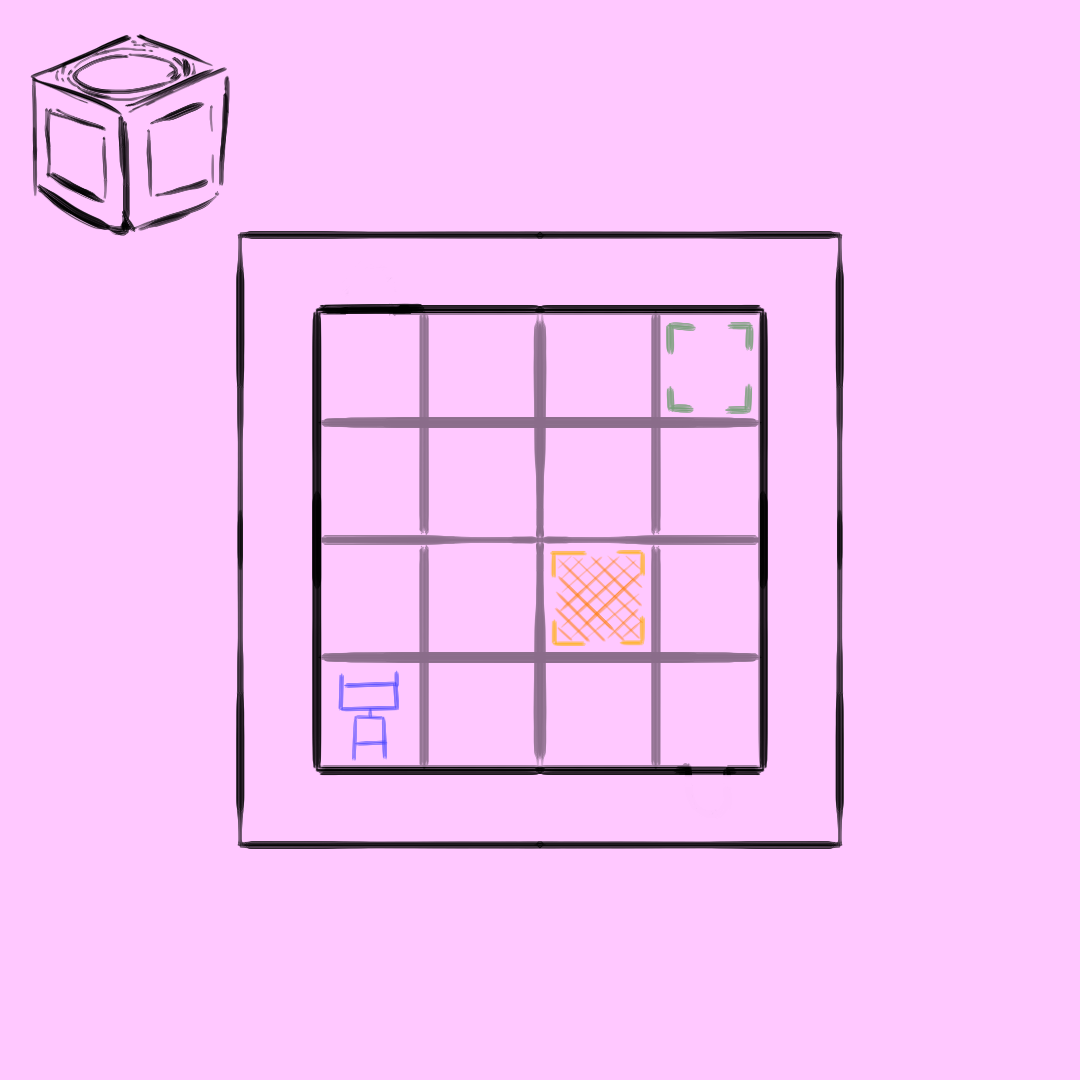
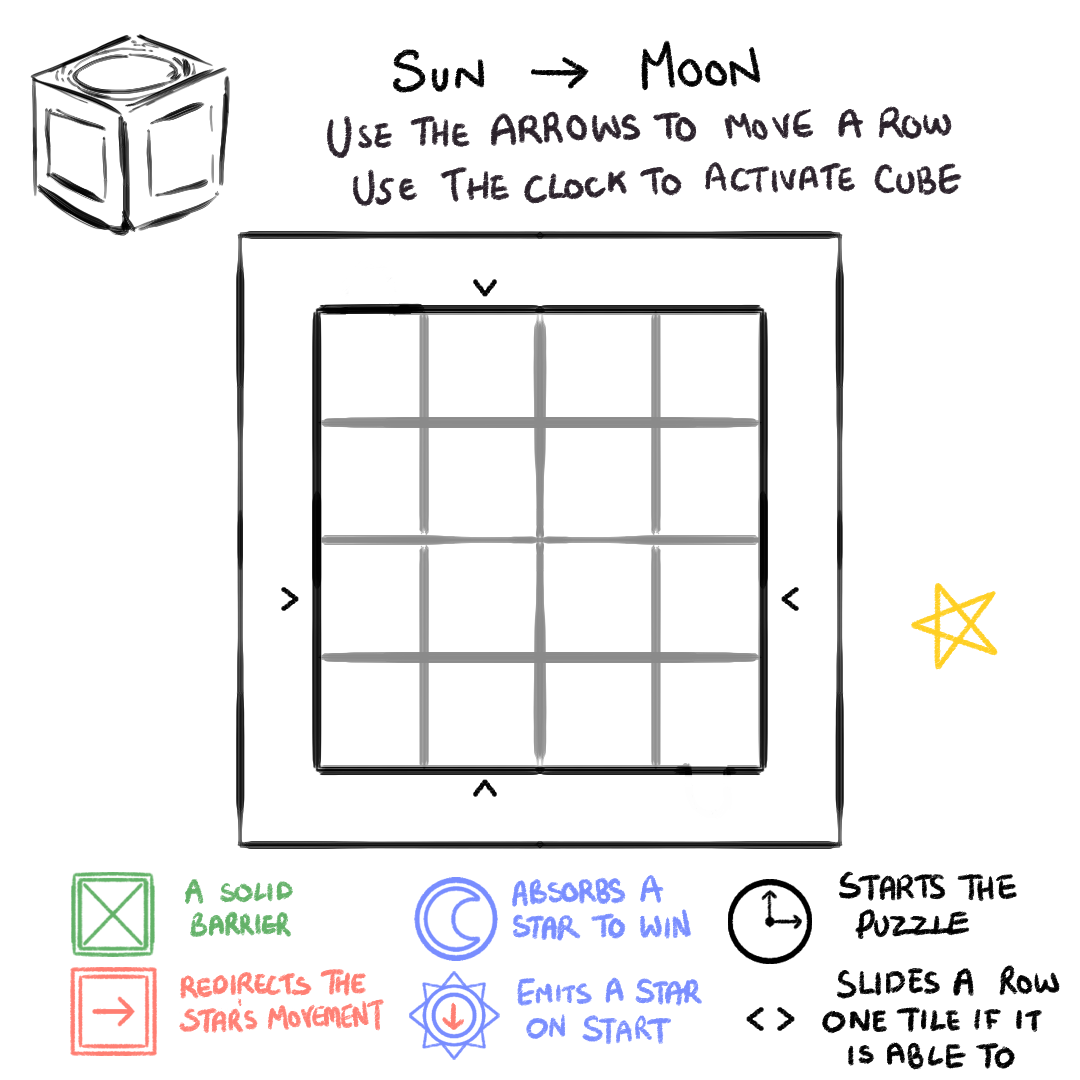
Before/after of a 1080px x 1080px layered artwork. What changed in the layer stack:
added layer "Paint Layer 20" above "Paint Layer 2" over <box>832,576,1080,768</box>
added layer "Paint Layer 13" (1st of 3) above "Paint Layer 13" over <box>384,192,512,832</box>
added layer "Paint Layer 13" (2nd of 3) above "Showcase" over <box>256,512,832,640</box>
added group "Showcase" with 8 layers above "Paint Layer 6" over <box>0,576,1080,1080</box>
added layer "Paint Layer 18" in group "Showcase" over <box>128,576,1080,1080</box>
added layer "Copy of Paint Layer 11" (2nd of 2, in "Showcase") in group "Showcase" over <box>0,896,256,1080</box>
added layer "Paint Layer 12" (3rd of 3, in "Showcase") in group "Showcase" over <box>0,768,256,960</box>
added layer "Paint Layer 8" (2nd of 2, in "Showcase") in group "Showcase" over <box>384,768,576,1024</box>
added layer "Paint Layer 9" (2nd of 2, in "Showcase") in group "Showcase" over <box>384,896,512,1080</box>
added layer "Paint Layer 13" (3rd of 3, in "Showcase") in group "Showcase" over <box>704,960,896,1080</box>
added layer "Paint Layer 16" (2nd of 2, in "Showcase") in group "Showcase" over <box>704,832,896,1024</box>
added layer "Paint Layer 7" (2nd of 2, in "Showcase") in group "Showcase" over <box>320,896,576,1080</box>
hid "Paint Layer 5", painted on it over <box>320,256,1080,768</box>
painted on "Paint Layer 1 Merged" (1st of 2) over <box>0,0,896,896</box>
painted on "Paint Layer 1 Merged" (2nd of 2) over <box>320,256,768,768</box>
added layer "Paint Layer 14" above "Background" over <box>320,0,1024,256</box>
